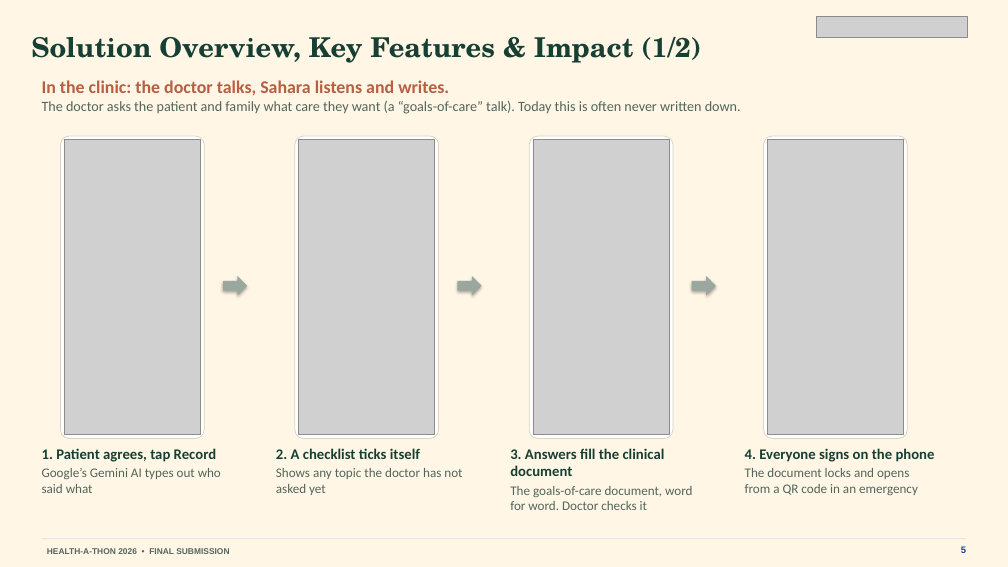
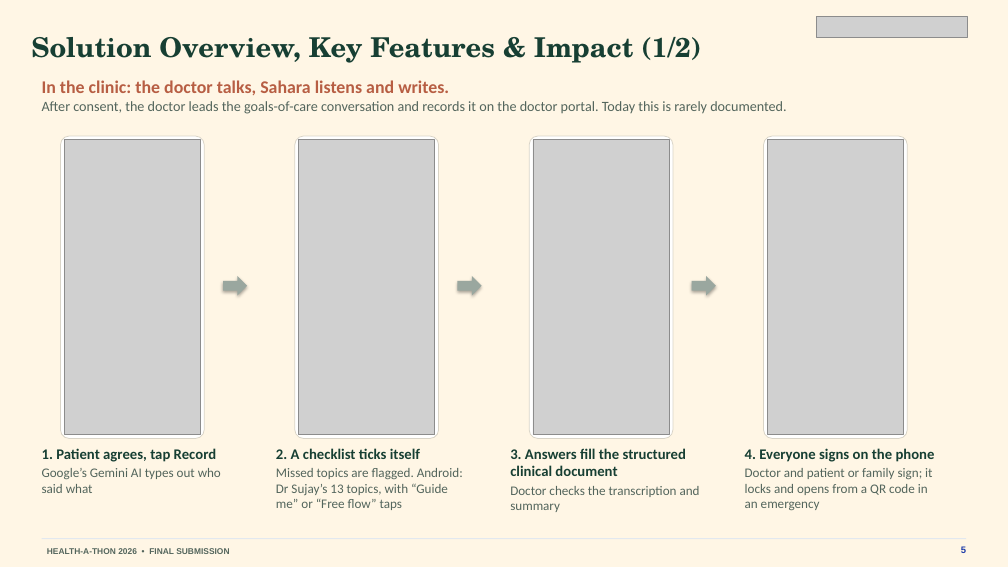
Before and after one commit to basithladdu/healthathon, a slide deck: slide 5 of output/final-submission/Sahara-Final-Presentation.pptx. Drawn at 1008x567 pixels with LibreOffice and Linux fonts; fonts in the diff are those of the drawing; grey boxes stand for pictures. Boxes give left, top, right and bottom in pixels: in the first picture for what was removed or moved away, otherwise in the second. Text is boxed around its words. In the diff, an @@ line names an element or a change of style, - is before the commit and + after.

```diff
--- a/output/final-submission/Sahara-Final-Presentation.pptx
+++ b/output/final-submission/Sahara-Final-Presentation.pptx
@@ text at [42, 101, 786, 114]: text changed @@
-The doctor asks the patient and family what care they want (a “goals-of-care” talk). Today this is often never written down.
+After consent, the doctor leads the goals-of-care conversation and records it on the doctor portal. Today this is rarely documented.
@@ text at [510, 448, 700, 512]: text changed; size 12.5 to 14 pt; text colour #53655C to #173F33; bold on @@
-3. Answers fill the clinical document
-The goals-of-care document, word for word. Doctor checks it
+3. Answers fill the structured clinical document
+Doctor checks the transcription and summary
@@ text at [276, 468, 463, 510]: text changed @@
-Shows any topic the doctor has not asked yet
+Missed topics are flagged. Android: Dr Sujay’s 13 topics, with “Guide me” or “Free flow” taps
@@ text at [745, 468, 932, 510]: text changed @@
-The document locks and opens from a QR code in an emergency
+Doctor and patient or family sign; it locks and opens from a QR code in an emergency
```
Also in this commit, not shown: 11 other slides changed, 13 other files.
